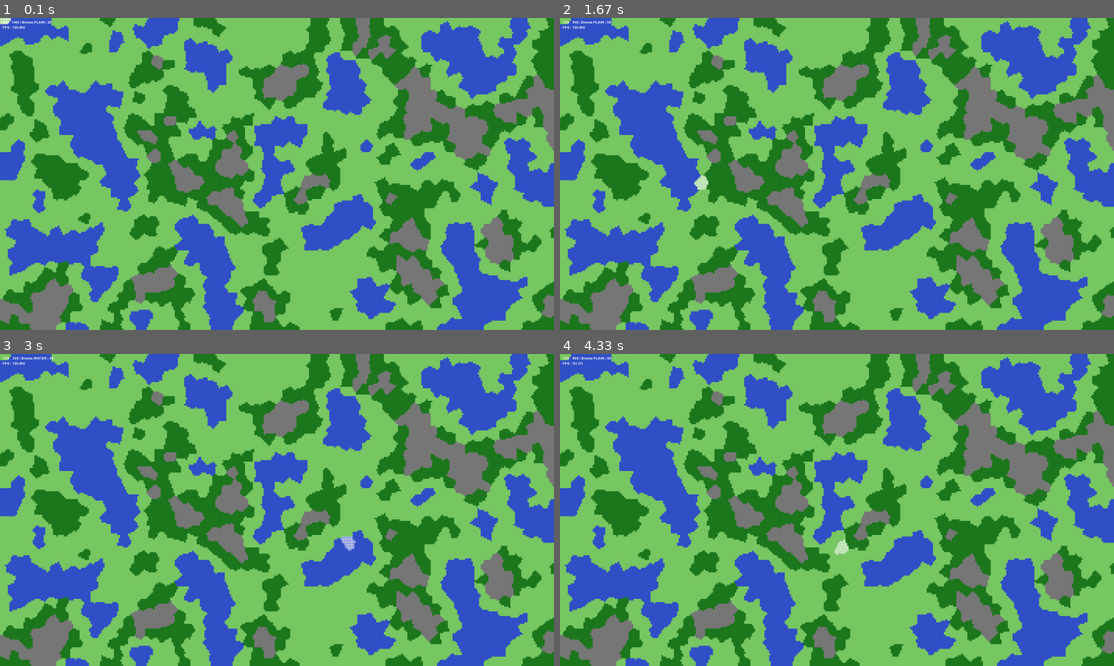
Above: before the commit, frames 1-4 (two rows, left to right).
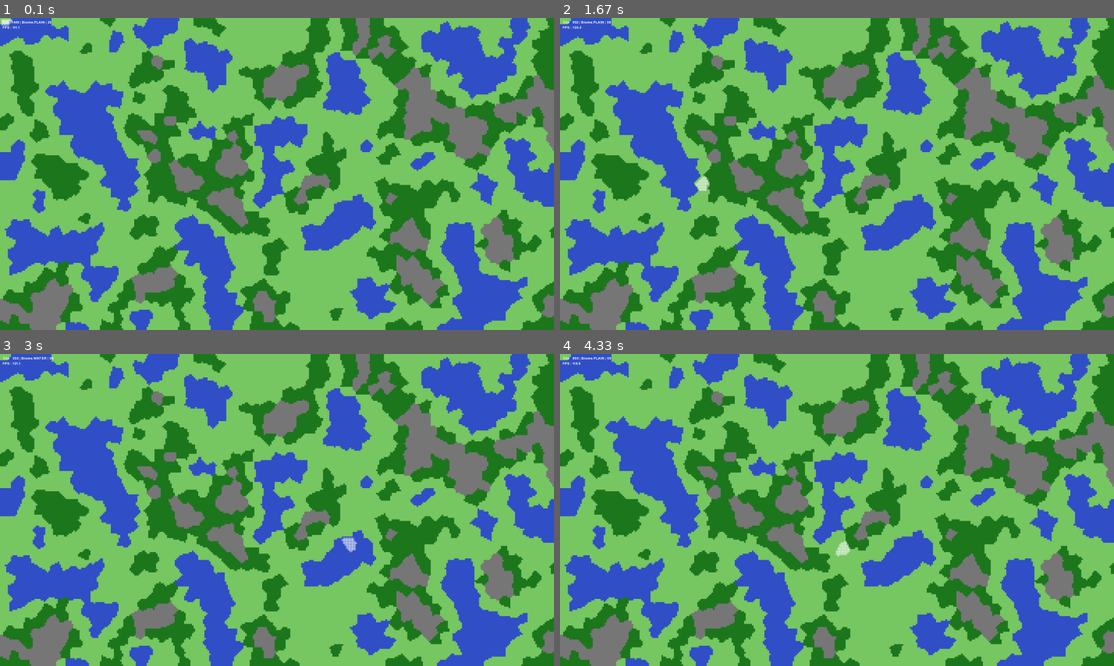
Above: after the commit, the same moments.

Repository: capdevillex/proj_info
Game: pygame game, started from run_project.py
The game is run twice, just before and just after one commit, with the same random seed, the same clock (stepped at 60 frames per second) and the same inputs.
Inputs (mouse positions are in pixels of both pictures, inside the frame that each line leads up to):
- Up to frame 1 (0.1 s): no input
- Up to frame 2 (1.67 s): hold D 0.33-0.8 s; move the mouse to (814, 186) at 0.37 s; hold D 0.83-1.3 s; move the mouse to (1014, 164) at 0.87 s; hold S 1.33-1.63 s; move the mouse to (704, 177) at 1.37 s
- Up to frame 3 (3 s): hold D 1.67-2.3 s; move the mouse to (105, 463) at 1.7 s; hold S 2.33-2.7 s; move the mouse to (360, 400) at 2.37 s; hold D from 2.73 s (still down); move the mouse to (343, 538) at 2.77 s
- Up to frame 4 (4.33 s): release D at 3.2 s; hold D 3.23-3.7 s; move the mouse to (848, 403) at 3.27 s; hold S 3.73-4.03 s; move the mouse to (637, 500) at 3.77 s; hold D from 4.07 s (still down); move the mouse to (842, 544) at 4.1 s

The runs differ from the first frame. In frame 1, less than 0.1% of the frame differs, in the area x 0-5%, y 0-4%; in frame 2, less than 0.1%; in frame 3, less than 0.1%; in frame 4, less than 0.1%, in the area x 2-53%, y 2-65%.

Commit message:
Increase zoom limit to 25 and refactor renderer to improve performance and UI rendering

Diff:
--- a/ui/camera.py
+++ b/ui/camera.py
@@ -71,7 +71,7 @@
         before = screen_to_world(mx, my, self.x, self.y, self.zoom)
 
         self.zoom *= 1 + zoom_delta * 0.1
-        self.zoom = max(1, min(self.zoom, 5))
+        self.zoom = max(1, min(self.zoom, 25))
 
         after = screen_to_world(mx, my, self.x, self.y, self.zoom)
 
--- a/ui/main_v2.py
+++ b/ui/main_v2.py
@@ -1,10 +1,10 @@
-import random, math
-import pygame  # type: ignore
+import random
+import pygame
 
 from world.map import Map
 from world.biome import Biome
 from ui.camera import Camera, world_to_screen, screen_to_world
-
+from ui.renderer import RenderPipeline
 
 # -------------------------
 # 🎨 CONFIG
@@ -41,72 +41,6 @@
     return min(window_w // WIDTH, window_h // HEIGHT)
 
 
-# -------------------------
-# 🖼️ RENDER WORLD
-# -------------------------
-def draw_map(screen, game_map: Map, tile_size, cam, hovered_tile, camera_x, camera_y, zoom):
-    min_x = camera_x - TILE_SIZE
-    max_x = camera_x + WIDTH * TILE_SIZE / zoom + TILE_SIZE
-
-    min_y = camera_y - TILE_SIZE
-    max_y = camera_y + HEIGHT * TILE_SIZE / zoom + TILE_SIZE
-
-    for tile in game_map.tiles.values():
-        color = BIOME_COLORS[tile.biome]
-
-        if tile == hovered_tile:
-            color = lighten(color, 70)
-
-        if LOG_MAP_GENERATION and hovered_tile and tile.id in hovered_tile.neighbors:
-            color = lighten(color, 35)
-
-        for x, y in tile.cells:
-            wx1 = x * tile_size
-            wy1 = y * tile_size
-            wx2 = (x + 1) * tile_size
-            wy2 = (y + 1) * tile_size
-
-            if wx1 < min_x or wx2 > max_x or wy1 < min_y or wy2 > max_y:  # Culling
-                continue
-
-            sx1, sy1 = world_to_screen(wx1, wy1, cam.x, cam.y, cam.zoom)
-            sx2, sy2 = world_to_screen(wx2, wy2, cam.x, cam.y, cam.zoom)
-
-            rect = pygame.Rect(sx1, sy1, sx2 - sx1, sy2 - sy1)
-            pygame.draw.rect(screen, color, rect)
-
-
-def draw_borders(screen, game_map, tile_size, cam):
-    border_color = (20, 20, 20)
-
-    for y in range(game_map.height):
-        for x in range(game_map.width):
-            tile = game_map.grid[y][x]
-            if tile is None:
-                continue
-
-            for dx, dy in [(1, 0), (0, 1)]:
-                nx, ny = x + dx, y + dy
-
-                if 0 <= nx < game_map.width and 0 <= ny < game_map.height:
-                    neighbor = game_map.grid[ny][nx]
-
-                    if neighbor != tile:
-                        wx = x * tile_size
-                        wy = y * tile_size
-                        sx, sy = world_to_screen(wx, wy, cam.x, cam.y, cam.zoom)
-                        size = int(tile_size * cam.zoom)
-
-                        if dx == 1:
-                            pygame.draw.line(
-                                screen, border_color, (sx + size, sy), (sx + size, sy + size), 1
-                            )
-                        if dy == 1:
-                            pygame.draw.line(
-                                screen, border_color, (sx, sy + size), (sx + size, sy + size), 1
-                            )
-
-
 def draw_centers(screen, game_map, tile_size, cam):
     for tile in game_map.tiles.values():
         x, y = tile.center
@@ -120,9 +54,6 @@
         screen.blit(text, (sx - 10, sy - 15))
 
 
-# -------------------------
-# 🧠 HOVER
-# -------------------------
 def get_hovered_tile(game_map, cam, tile_size):
     mouse_x, mouse_y = pygame.mouse.get_pos()
 
@@ -139,137 +70,6 @@
 
 
 # -------------------------
-# 🎛️ RENDER PIPELINE
-# -------------------------
-class RenderPipeline:
-    def __init__(self):
-        self.show_centers = False
-
-        self.map_surface = None
-        self.border_surface = None
-        self.map_dirty = True
-        self.border_dirty = True
-
-    def build_map_surface(self, game_map, tile_size):
-        """Méthode de pré-render, prépare la surface Pygame sur laquelle rendre la carte"""
-        width_px = game_map.width * tile_size
-        height_px = game_map.height * tile_size
-
-        surface = pygame.Surface((width_px, height_px))
-
-        for tile in game_map.tiles.values():
-            color = BIOME_COLORS[tile.biome]
-
-            for x, y in tile.cells:
-                surface.fill(
-                    color,
-                    (x * tile_size, y * tile_size, tile_size, tile_size),
-                )
-
-        return surface
-
-    def build_border_surface(self, game_map, tile_size):
-        """Méthode de pré-render, prépare la surface Pygame sur laquelle rendre les frontières des provinces"""
-        width_px = game_map.width * tile_size
-        height_px = game_map.height * tile_size
-
-        surface = pygame.Surface((width_px, height_px), pygame.SRCALPHA)
-
-        color = (20, 20, 20)
-
-        for y in range(game_map.height):
-            for x in range(game_map.width):
-                tile = game_map.grid[y][x]
-
-                for dx, dy in [(1, 0), (0, 1)]:
-                    nx, ny = x + dx, y + dy
-
-                    if 0 <= nx < game_map.width and 0 <= ny < game_map.height:
-                        if game_map.grid[ny][nx] != tile:
-                            px = x * tile_size
-                            py = y * tile_size
-
-                            if dx == 1:
-                                pygame.draw.line(
-                                    surface,
-                                    color,
-                                    (px + tile_size, py),
-                                    (px + tile_size, py + tile_size),
-                                    1,
-                                )
-                            if dy == 1:
-                                pygame.draw.line(
-                                    surface,
-                                    color,
-                                    (px, py + tile_size),
-                                    (px + tile_size, py + tile_size),
-                                    1,
-                                )
-
-        return surface
-
-    def render(self, screen, game_map, cam, tile_size, hovered_tile, dt):
-        self.render_world(screen, game_map, cam, tile_size)
-        self.render_overlay(screen, game_map, cam, tile_size, hovered_tile)
-        self.render_ui(screen, hovered_tile, dt)
-
-    def render_world(self, screen, game_map, cam, tile_size):
-        if self.map_surface is None or self.map_dirty:
-            self.map_surface = self.build_map_surface(game_map, tile_size)
-            self.map_dirty = False
-
-        if self.border_surface is None or self.border_dirty:
-            self.border_surface = self.build_border_surface(game_map, tile_size)
-            self.border_dirty = False
-
-        view_rect = pygame.Rect(
-            int(cam.x),
-            int(cam.y),
-            int(screen.get_width() / cam.zoom),
-            int(screen.get_height() / cam.zoom),
-        )
-
-        sub = self.map_surface.subsurface(view_rect)
-        scaled = pygame.transform.scale(sub, screen.get_size())
-        screen.blit(scaled, (0, 0))
-
-        if cam.zoom > 1.2:  # BORDERS (LOD)
-            sub_b = self.border_surface.subsurface(view_rect)
-            scaled_b = pygame.transform.scale(sub_b, screen.get_size())
-            screen.blit(scaled_b, (0, 0))
-
-    def render_overlay(self, screen, game_map, cam, tile_size, hovered_tile):
-        if not hovered_tile:
-            return
-
-        color = (255, 255, 255)
-
-        for x, y in hovered_tile.cells:
-            wx = x * tile_size
-            wy = y * tile_size
-
-            sx, sy = world_to_screen(wx, wy, cam.x, cam.y, cam.zoom)
-            size = int(tile_size * cam.zoom)
-
-            pygame.draw.rect(screen, color, (sx, sy, size, size), 1)
-
-    def render_ui(self, screen, hovered_tile, dt):
-        if hovered_tile:
-            text_info = font.render(
-                f"Tile {hovered_tile.id:>5} | {hovered_tile.biome:>7} | {hovered_tile.area}",
-                True,
-                (255, 255, 255),
-            )
-            screen.blit(text_info, (10, 10))
-            text_FPS = font.render(
-                f"FPS : {1/dt:.3f}",
-                True,
-                (255, 255, 255),
-            )
-            screen.blit(text_FPS, (10, 30))
-
-
-# -------------------------
 # 🚀 MAIN
 # -------------------------
 def main():
@@ -282,7 +82,7 @@
     game_map = Map(WIDTH, HEIGHT, seed, avg_pts_per_tile=30, log=LOG_MAP_GENERATION)
 
     camera = Camera()
-    renderer = RenderPipeline()
+    renderer = RenderPipeline(font, BIOME_COLORS)
 
     running = True
 
--- /dev/null
+++ b/ui/renderer.py
@@ -0,0 +1,136 @@
+import pygame
+
+from ui.camera import world_to_screen
+
+
+class RenderPipeline:
+    def __init__(self, font, biome_colors):
+        self.show_centers = False
+
+        self.map_surface = None
+        self.border_surface = None
+        self.map_dirty = True
+        self.border_dirty = True
+        self.font = font
+        self.biome_colors = biome_colors
+
+        self.fps = 60  # Valeur de départ arbitraire
+
+    def build_map_surface(self, game_map, tile_size):
+        """Méthode de pré-render, prépare la surface Pygame sur laquelle rendre la carte"""
+        width_px = game_map.width * tile_size
+        height_px = game_map.height * tile_size
+
+        surface = pygame.Surface((width_px, height_px))
+
+        for tile in game_map.tiles.values():
+            color = self.biome_colors[tile.biome]
+
+            for x, y in tile.cells:
+                surface.fill(
+                    color,
+                    (x * tile_size, y * tile_size, tile_size, tile_size),
+                )
+
+        return surface
+
+    def build_border_surface(self, game_map, tile_size):
+        """Méthode de pré-render, prépare la surface Pygame sur laquelle rendre les frontières des provinces"""
+        width_px = game_map.width * tile_size
+        height_px = game_map.height * tile_size
+
+        surface = pygame.Surface((width_px, height_px), pygame.SRCALPHA)
+
+        color = (20, 20, 20)
+
+        for y in range(game_map.height):
+            for x in range(game_map.width):
+                tile = game_map.grid[y][x]
+
+                for dx, dy in [(1, 0), (0, 1)]:
+                    nx, ny = x + dx, y + dy
+
+                    if 0 <= nx < game_map.width and 0 <= ny < game_map.height:
+                        if game_map.grid[ny][nx] != tile:
+                            px = x * tile_size
+                            py = y * tile_size
+
+                            if dx == 1:
+                                pygame.draw.line(
+                                    surface,
+                                    color,
+                                    (px + tile_size, py),
+                                    (px + tile_size, py + tile_size),
+                                    1,
+                                )
+                            if dy == 1:
+                                pygame.draw.line(
+                                    surface,
+                                    color,
+                                    (px, py + tile_size),
+                                    (px + tile_size, py + tile_size),
+                                    1,
+                                )
+
+        return surface
+
+    def render(self, screen, game_map, cam, tile_size, hovered_tile, dt):
+        self.render_world(screen, game_map, cam, tile_size)
+        self.render_overlay(screen, game_map, cam, tile_size, hovered_tile)
+        self.render_ui(screen, hovered_tile, dt)
+
+    def render_world(self, screen, game_map, cam, tile_size):
+        if self.map_surface is None or self.map_dirty:
+            self.map_surface = self.build_map_surface(game_map, tile_size)
+            self.map_dirty = False
+
+        if self.border_surface is None or self.border_dirty:
+            self.border_surface = self.build_border_surface(game_map, tile_size)
+            self.border_dirty = False
+
+        view_rect = pygame.Rect(
+            int(cam.x),
+            int(cam.y),
+            int(screen.get_width() / cam.zoom),
+            int(screen.get_height() / cam.zoom),
+        )
+
+        sub = self.map_surface.subsurface(view_rect)
+        scaled = pygame.transform.scale(sub, screen.get_size())
+        screen.blit(scaled, (0, 0))
+
+        if cam.zoom > 1.2:  # BORDERS (LOD)
+            sub_b = self.border_surface.subsurface(view_rect)
+            scaled_b = pygame.transform.scale(sub_b, screen.get_size())
+            screen.blit(scaled_b, (0, 0))
+
+    def render_overlay(self, screen, game_map, cam, tile_size, hovered_tile):
+        if not hovered_tile:
+            return
+
+        color = (255, 255, 255)
+
+        for x, y in hovered_tile.cells:
+            wx = x * tile_size
+            wy = y * tile_size
+
+            sx, sy = world_to_screen(wx, wy, cam.x, cam.y, cam.zoom)
+            size = int(tile_size * cam.zoom)
+
+            pygame.draw.rect(screen, color, (sx + 5, sy + 5, size, size), 1)
+
+    def render_ui(self, screen, hovered_tile, dt):
+        if hovered_tile:
+            text_info = self.font.render(
+                f"Tile {hovered_tile.id:>5} | {hovered_tile.biome:>7} | {hovered_tile.area}",
+                True,
+                (255, 255, 255),
+            )
+            screen.blit(text_info, (10, 10))
+            self.fps = (self.fps * 0.85) + (1 / dt * (1 - 0.85))
+            text_FPS = self.font.render(
+                f"FPS : {self.fps:.1f}",
+                True,
+                (255, 255, 255),
+            )
+            screen.blit(text_FPS, (10, 30))
